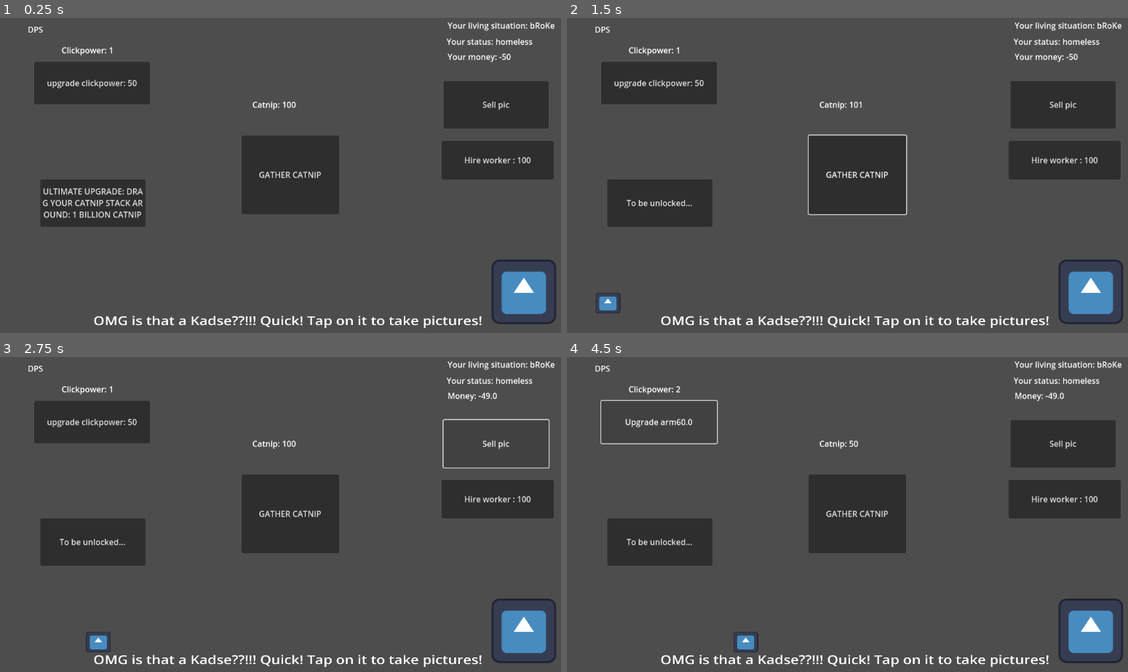
Above: before the commit, frames 1-4 (two rows, left to right).
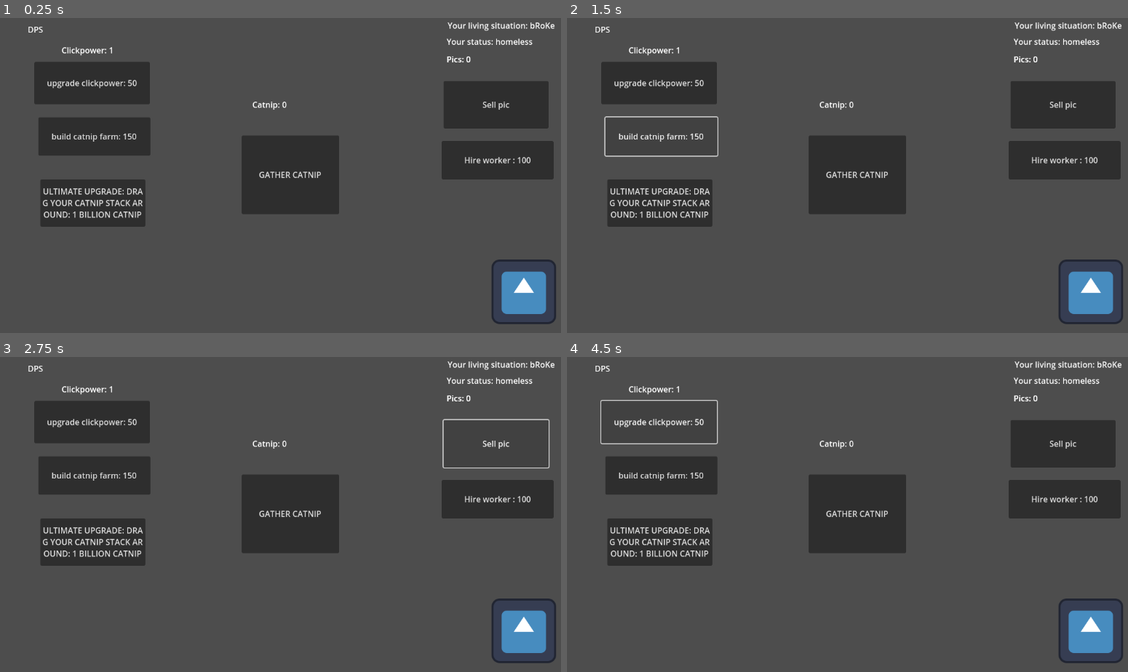
Above: after the commit, the same moments.

Repository: qwwertyz/Catnip-clicker
Game: Godot game, scene res://scenes/main.tscn
Same seed, same stepped clock (60 frames per second), same inputs: the game is played once before the commit and once after it. The engine's default icon, where the game draws it, is replaced by a stand-in: a white triangle on a blue panel in a dark square.
Inputs (mouse positions are in pixels of both pictures, inside the frame that each line leads up to):
- Up to frame 1 (0.25 s): no input
- Up to frame 2 (1.5 s): click "GATHER CATNIP" at 0.5 s; click (662, 137) at 1.25 s, where only the run after the commit has a clickable "build catnip farm: 150"
- Up to frame 3 (2.75 s): click "Sell pic" at 2 s
- Up to frame 4 (4.5 s): click "Hire worker : 100" at 2.75 s; click "To be unlocked..." (after the commit: "ULTIMATE UPGRADE: DRAG YOUR C…") at 3.5 s; click "upgrade clickpower: 50" at 4.25 s

The runs differ from the first frame. In frame 1, 3.3% of the frame differs, in the area x 6-92%, y 11-99%; in frame 2, 2.4%; in frame 3, 4.1%; in frame 4, 4.3%, in the area x 6-89%, y 9-99%.
Error after the commit: Parse Error: Identifier "catnip" not declared in the current scope. (res://script/main.gd:31)

Commit message:
Commit 4 -bunch of broken stuff -separating UI and data from Main.gd. Data goes into gamedata.gd -debug signal for spawner, which still doesn't work

Diff:
--- a/catnip-clicker/scenes/kitty.tscn
+++ b/catnip-clicker/scenes/kitty.tscn
@@ -1,7 +1,7 @@
 [gd_scene load_steps=4 format=3 uid="uid://c0x4rkhtlr0nf"]
 
 [ext_resource type="Script" uid="uid://bqmmbuqmvep4e" path="res://script/kitty.gd" id="1_tqbcw"]
-[ext_resource type="Texture2D" uid="uid://rsbush3fd7rw" path="res://icon.svg" id="2_r7qoi"]
+[ext_resource type="Texture2D" uid="uid://bp28q7fiyej0j" path="res://images/istockphoto-1385217969-612x612.jpg" id="2_tqbcw"]
 
 [sub_resource type="CircleShape2D" id="CircleShape2D_jyhfs"]
 radius = 94.6343
@@ -11,10 +11,18 @@
 script = ExtResource("1_tqbcw")
 
 [node name="Sprite2D" type="Sprite2D" parent="."]
-position = Vector2(18.5263, 16.4848)
-scale = Vector2(1.28947, 1.25757)
-texture = ExtResource("2_r7qoi")
+position = Vector2(33.8836, 27)
+scale = Vector2(0.269497, 0.324426)
+texture = ExtResource("2_tqbcw")
 
 [node name="CollisionShape2D" type="CollisionShape2D" parent="."]
 position = Vector2(20.2105, 27.1515)
 shape = SubResource("CircleShape2D_jyhfs")
+
+[node name="Button" type="Button" parent="."]
+offset_left = -43.4405
+offset_top = -41.0
+offset_right = 113.56
+offset_bottom = 102.0
+
+[connection signal="pressed" from="Button" to="." method="_on_button_pressed"]
--- a/catnip-clicker/scenes/main.tscn
+++ b/catnip-clicker/scenes/main.tscn
@@ -75,14 +75,26 @@
 scroll_active = false
 autowrap_mode = 0
 
-[node name="CoinLabel" type="RichTextLabel" parent="Control"]
+[node name="MoneyLabel" type="RichTextLabel" parent="Control"]
 layout_mode = 0
-offset_left = 887.0
-offset_top = 81.0
-offset_right = 1104.0
-offset_bottom = 126.0
+offset_left = 885.0
+offset_top = 86.0
+offset_right = 1102.0
+offset_bottom = 131.0
 theme = SubResource("Theme_sugp2")
-text = "Your money: -50"
+text = "Pics: 0"
+fit_content = true
+scroll_active = false
+autowrap_mode = 0
+
+[node name="PicsLabel" type="RichTextLabel" parent="Control"]
+layout_mode = 0
+offset_left = 885.0
+offset_top = 86.0
+offset_right = 1102.0
+offset_bottom = 131.0
+theme = SubResource("Theme_sugp2")
+text = "Pics: 0"
 fit_content = true
 scroll_active = false
 autowrap_mode = 0
@@ -106,6 +118,15 @@
 offset_bottom = 336.0
 tooltip_text = "Who wants to click when someone else can do that for you?"
 text = "Hire worker : 100"
+
+[node name="CatnipFarm" type="Button" parent="Control"]
+layout_mode = 0
+offset_left = 76.0
+offset_top = 213.0
+offset_right = 298.0
+offset_bottom = 289.0
+tooltip_text = "produces 2 catnip/s"
+text = "build catnip farm: 150"
 
 [node name="UltimateUpgrade" type="Button" parent="Control"]
 layout_mode = 0
@@ -164,6 +185,7 @@
 
 [connection signal="pressed" from="Control/ClickButton" to="." method="_on_click_button_pressed"]
 [connection signal="pressed" from="Control/Upgrade1" to="." method="_on_upgrade_1_pressed"]
+[connection signal="pressed" from="Control/CatnipFarm" to="." method="_on_catnip_farm_pressed"]
 [connection signal="pressed" from="Control/Sell" to="." method="_on_sell_pressed"]
 [connection signal="pressed" from="Control/ArmUpgrade" to="." method="_on_arm_upgrade_pressed"]
 [connection signal="timeout" from="Control/Timer" to="." method="_on_timer_timeout"]
--- /dev/null
+++ b/catnip-clicker/script/game_data.gd
@@ -0,0 +1,20 @@
+extends Node
+signal catnip_changed(new_value)
+var catnip := 100:
+	set(value):#when value is changed
+		catnip = clamp(value, 0, 100)
+		catnip_changed.emit(catnip)
+
+	#get(value):#when value accessed
+		#pass
+
+
+
+
+
+var clickpower = 1
+var dps = 0
+var lifetime_earnings = 99.0
+var money = -50.0
+signal lifetime_earnings_changed(ok)
+var pics =0
--- a/catnip-clicker/script/kitty.gd
+++ b/catnip-clicker/script/kitty.gd
@@ -1,16 +1,20 @@
 extends CharacterBody2D
+@onready var button: Button = $Button
 
 var min_speed = 80
 var max_speed = 100
 
 func _ready() -> void:
 	velocity.x = randi_range(min_speed,max_speed)
+
 func _physics_process(_delta: float) -> void:
-
+	rotation = -15.0
+	await get_tree().create_timer(1.0).timeout
+	rotation = 15.0
+	await get_tree().create_timer(1.0).timeout
 	move_and_slide()
 
 
-
-
 func _on_button_pressed() -> void:
-	pass # Replace with function body.
+	Main.pics += 1
+	Main.pics_label.text = "Pics: " + str(roundf(Main.pics))
--- a/catnip-clicker/script/kitty_spawner.gd
+++ b/catnip-clicker/script/kitty_spawner.gd
@@ -4,8 +4,17 @@
 @export var object_to_spawn: PackedScene
 @onready var label: Label = $Label
 
-func _process(_delta: float) -> void:
+
+func _ready() -> void:
+	Main.lifetime_earnings_changed.connect(on_lifetime_change.bind(Main.lifetime_earnings))
+	Main.lifetime_earnings_changed.connect(on_lifetime_change)#is bind necessary
+
+func on_lifetime_change(earnings):
+	pass
+
+func _process(delta: float) -> void:
 	if Main.lifetime_earnings >= certainamt:
+
 		Main.lifetime_earnings -= certainamt
 		certainamt *= 1.5
 		var instance = object_to_spawn.instantiate()
--- a/catnip-clicker/script/main.gd
+++ b/catnip-clicker/script/main.gd
@@ -4,24 +4,23 @@
 @onready var dps_label: RichTextLabel = $Control/DPSLabel
 @onready var living_situation: RichTextLabel = $Control/LivingSituation
 @onready var status_label: RichTextLabel = $Control/StatusLabel
-@onready var coin_label: RichTextLabel = $Control/CoinLabel
+@onready var money_label: RichTextLabel = $Control/MoneyLabel
+@onready var pics_label: RichTextLabel = $Control/PicsLabel
 @onready var clickpower_label: RichTextLabel = $Control/ClickpowerLabel
 @onready var upgrade_1: Button = $Control/Upgrade1
 @onready var ultimate_upgrade: Button = $Control/UltimateUpgrade
 @onready var sell: Button = $Control/Sell
 @onready var arm_upgrade: Button = $Control/ArmUpgrade
+@onready var catnip_farm: Button = $Control/CatnipFarm
 
-var catnip = 100
-var clickpower = 1
-var dps = 0
-var lifetime_earnings = 99.0
-var money = -50.0
 
 #upgrades
 var mouse_upgrade_cost = 50
 var mouse_level = 0
 var upgrade1_cost = 100
 var upgrade1_level =0
+var farm_cost = 150
+var farm_level = 0
 
 func _ready() -> void:
 	print_tree_pretty()
@@ -43,7 +42,8 @@
 func add_catnip(amount):
 	catnip += amount
 	lifetime_earnings += amount
-	print(lifetime_earnings)
+	lifetime_earnings_changed.emit(lifetime_earnings)
+
 
 	if catnip < 1000000 and catnip:
 		ultimate_upgrade.text = "To be unlocked..."
@@ -73,7 +73,15 @@
 
 
 func _on_sell_pressed() -> void:
-	if catnip >= clickpower:
-		catnip -= clickpower
+	if pics >= clickpower:
+		pics -= clickpower
 		money += clickpower
-		coin_label.text = "Money: " + str(roundf(money))
+		pics_label.text = "Pics: " + str(roundf(pics))
+
+
+func _on_catnip_farm_pressed() -> void:
+	if catnip >= farm_cost:
+		catnip -= farm_cost
+		farm_cost *= 1.3
+		dps += 2
+		catnip_farm.text = "Farm cost: " + str(roundf(farm_cost))
Binary file added: catnip-clicker/images/istockphoto-1385217969-612x612.jpg
Not shown, added: catnip-clicker/images/istockphoto-1385217969-612x612.jpg.import
Not shown, added: catnip-clicker/script/game_data.gd.uid
